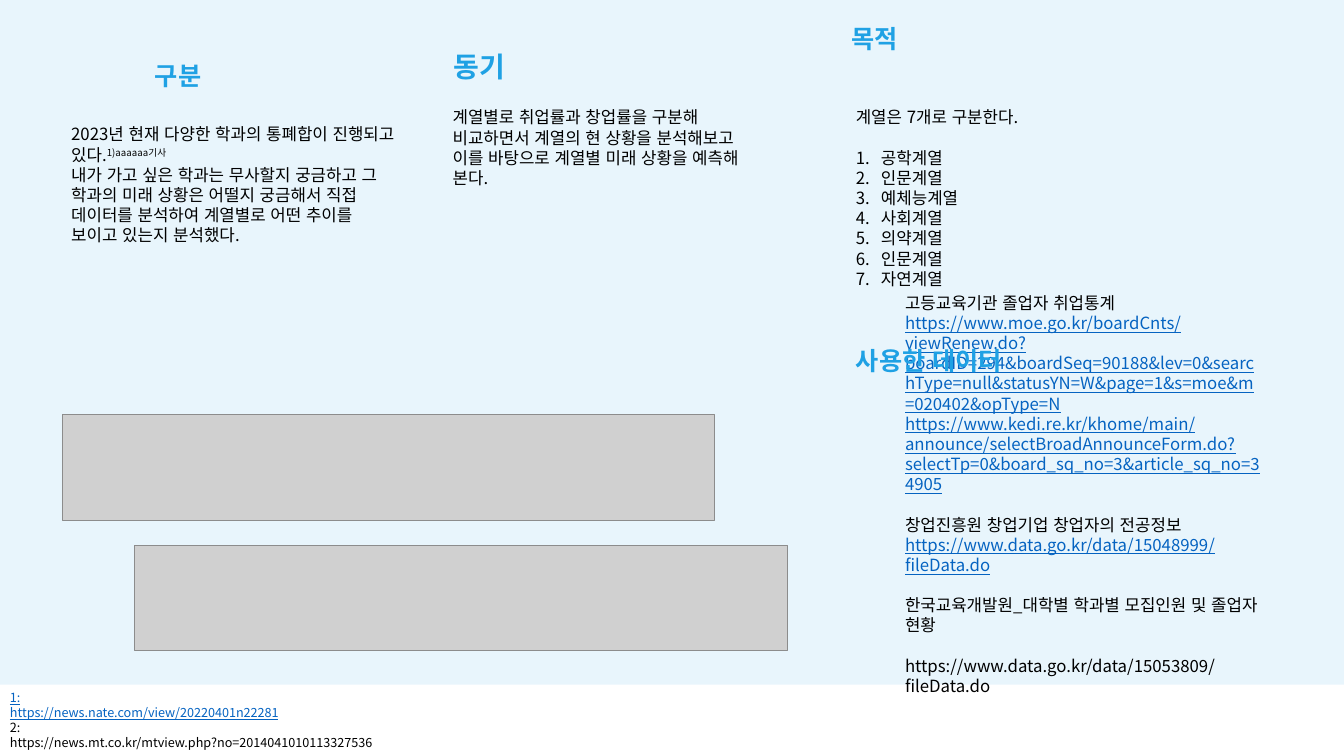
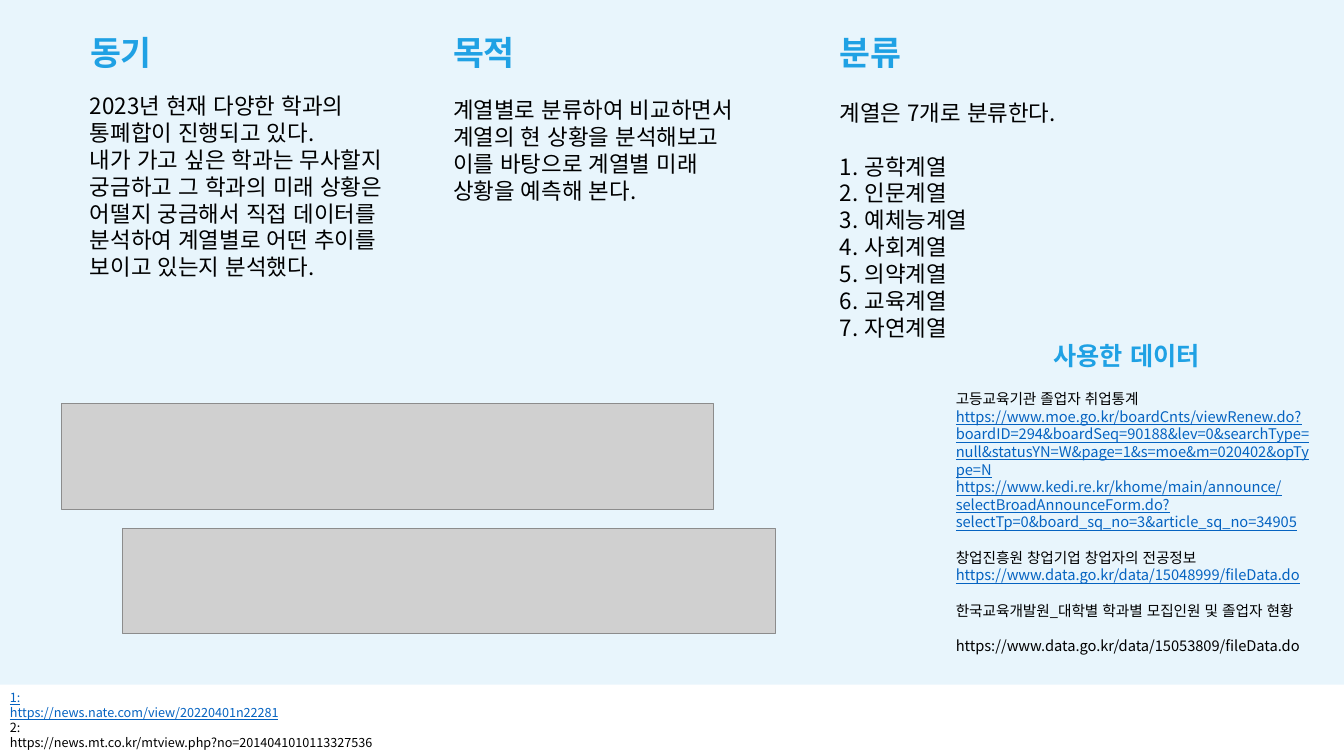
Before and after one commit to joon-11/23_dataAnalisysContestProject, a slide deck: slide 2 of submit.pptx. Drawn at 1344x756 pixels with LibreOffice and Linux fonts; fonts in the diff are those of the drawing; grey boxes stand for pictures. Boxes give left, top, right and bottom in pixels: in the first picture for what was removed or moved away, otherwise in the second. Text is boxed around its words. In the diff, an @@ line names an element or a change of style, - is before the commit and + after.

```diff
--- a/submit.pptx
+++ b/submit.pptx
@@ text "동기": place and size @@
-text "동기" at bbox=[453, 53, 505, 80]
+text "동기" at bbox=[90, 37, 152, 68]
@@ text "동기" at bbox=[90, 37, 152, 68]: size 20 to 24 pt @@
@@ text "목적": place and size @@
-text "목적" at bbox=[852, 27, 898, 51]
+text "목적" at bbox=[453, 37, 515, 68]
@@ text "목적" at bbox=[453, 37, 515, 68]: size 18 to 24 pt @@
@@ text at bbox=[840, 38, 902, 68]: text changed; size 18 to 24 pt @@
-구분
+분류
@@ text "2023년 현재 다양한 학과의 통폐합이 ...": place and size @@
-text "2023년 현재 다양한 학과의 통폐합이 ..." at bbox=[71, 126, 395, 243]
+text "2023년 현재 다양한 학과의 통폐합이 ..." at bbox=[90, 95, 382, 277]
@@ text "계열은 7개로 분류한다.": place and size @@
-text "계열은 7개로 분류한다." at bbox=[856, 109, 1019, 287]
+text "계열은 7개로 분류한다." at bbox=[840, 102, 1056, 338]
@@ text at bbox=[90, 95, 344, 143]: text changed; size 12 to 16 pt @@
-2023년 현재 다양한 학과의 통폐합이 진행되고 있다.1)aaaaaa기사
+2023년 현재 다양한 학과의 통폐합이 진행되고 있다.
@@ text at bbox=[453, 99, 733, 201]: text changed; size 12 to 16 pt @@
-계열별로 취업률과 창업률을 구분해 비교하면서 계열의 현 상황을 분석해보고 이를 바탕으로 계열별 미래 상황을 예측해 본다.
+계열별로 분류하여 비교하면서 계열의 현 상황을 분석해보고 이를 바탕으로 계열별 미래 상황을 예측해 본다.
@@ text at bbox=[840, 102, 1056, 123]: text changed; size 12 to 16 pt @@
-계열은 7개로 구분한다.
+계열은 7개로 분류한다.
@@ text at bbox=[90, 149, 382, 277]: size 12 to 16 pt in "내가 가고 싶은 학과는 무사할지 궁금하고 그 ..." @@
@@ text at bbox=[865, 156, 968, 338]: size 12 to 16 pt in "공학계열", "인문계열", "예체능계열", "사회계열" and 2 more places @@
@@ text at bbox=[865, 290, 947, 311]: text changed; size 12 to 16 pt @@
-6. 인문계열
+6. 교육계열
@@ text "사용한 데이터" rewrapped from bbox=[856, 344, 1002, 376] to bbox=[1054, 344, 1200, 368] @@
@@ text "고등교육기관 졸업자 취업통계": place and size @@
-text "고등교육기관 졸업자 취업통계" at bbox=[905, 295, 1260, 692]
+text "고등교육기관 졸업자 취업통계" at bbox=[956, 392, 1309, 655]
@@ text "고등교육기관 졸업자 취업통계" at bbox=[956, 392, 1309, 655]: size 12 to 10.5 pt @@
@@ picture: place and size @@
-picture at bbox=[63, 414, 715, 520]
+picture at bbox=[62, 403, 714, 509]
@@ picture: place and size @@
-picture at bbox=[135, 545, 788, 650]
+picture at bbox=[122, 529, 775, 634]
```
Also in this commit, not shown: 1 other slide changed, 1 slide added, 1 slide removed.
